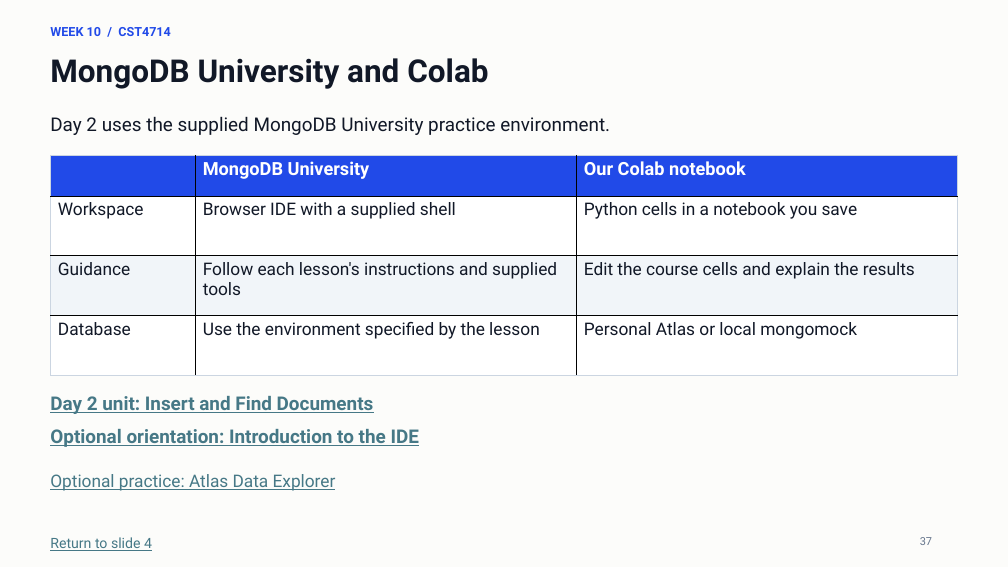
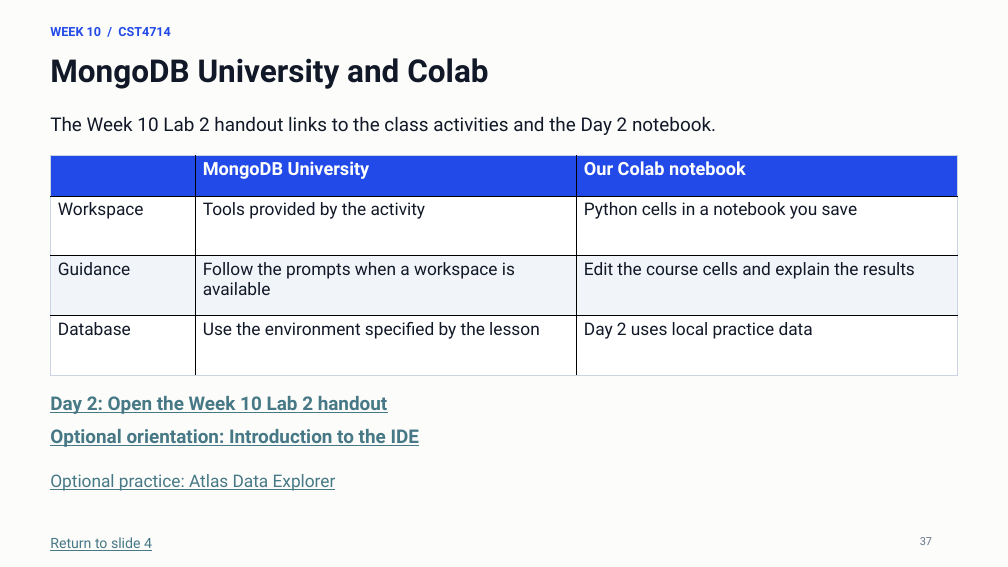
Before and after one commit to lolusername/CST4714_DB_admin, a slide deck: slide 37 of week_10/week_10_mql_document_modeling.pptx. Drawn at 1008x567 pixels with LibreOffice and Linux fonts; fonts in the diff are those of the drawing. Boxes give left, top, right and bottom in pixels: in the first picture for what was removed or moved away, otherwise in the second. Text is boxed around its words. In the diff, an @@ line names an element or a change of style, - is before the commit and + after.

Commit message:
Launch runnable MongoDB University labs for Week 10 Day 2

```diff
--- a/week_10/week_10_mql_document_modeling.pptx
+++ b/week_10/week_10_mql_document_modeling.pptx
@@ text at [50, 116, 716, 135]: text changed @@
-Day 2 uses the supplied MongoDB University practice environment.
+The Week 10 Lab 2 handout links to the class activities and the Day 2 notebook.
@@ table at [51, 155, 958, 376] @@
-row 2, column 2: Browser IDE with a supplied shell
+row 2, column 2: Tools provided by the activity
-row 3, column 2: Follow each lesson's instructions and supplied tools
+row 3, column 2: Follow the prompts when a workspace is available
-row 4, column 3: Personal Atlas or local mongomock
+row 4, column 3: Day 2 uses local practice data
@@ text at [50, 396, 388, 414]: text changed @@
-Day 2 unit: Insert and Find Documents
+Day 2: Open the Week 10 Lab 2 handout
```
Also in this commit, not shown: 3 other slides changed, 7 other files.
